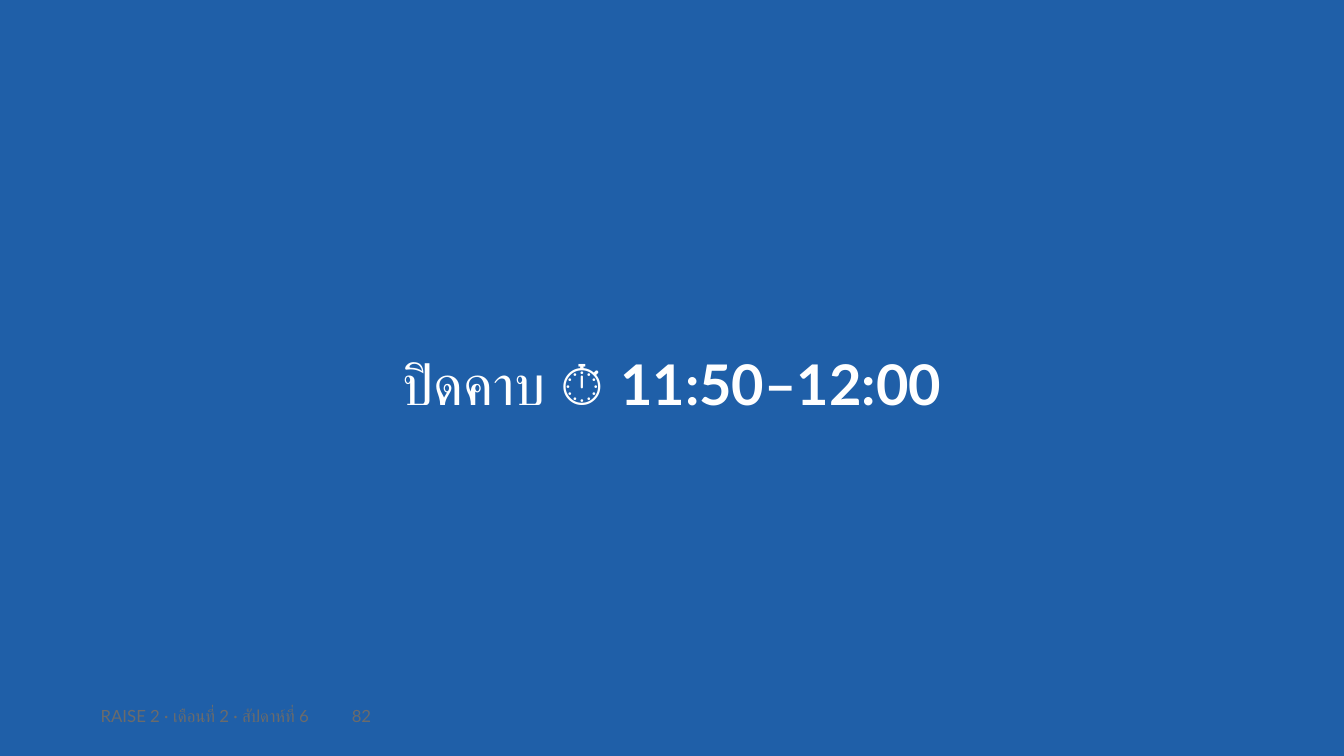
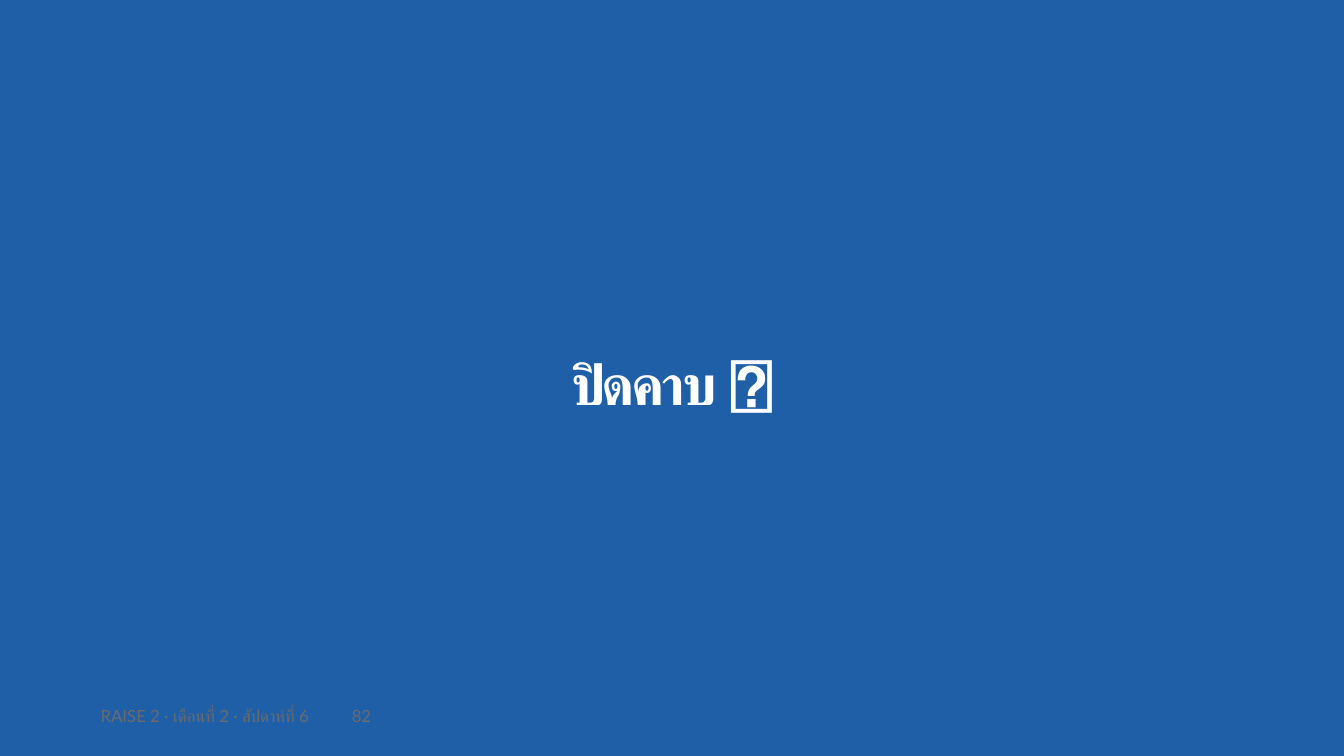
Before and after one commit to cnacha-mfu/raise2-module2, a slide deck: slide 85 of materials/week6/w6-slides.pptx (slide 82 before the commit). Drawn at 1344x756 pixels with LibreOffice and Linux fonts; fonts in the diff are those of the drawing. Boxes give left, top, right and bottom in pixels: in the first picture for what was removed or moved away, otherwise in the second. Text is boxed around its words. In the diff, an @@ line names an element or a change of style, - is before the commit and + after.

```diff
--- a/materials/week6/w6-slides.pptx
+++ b/materials/week6/w6-slides.pptx
@@ text at (571, 362, 717, 405): text changed @@
-ปิดคาบ ⏱ 11:50–12:00
+ปิดคาบ ⏱
```
Also in this commit, not shown: 15 other slides changed, 3 slides added, 2 other files.
